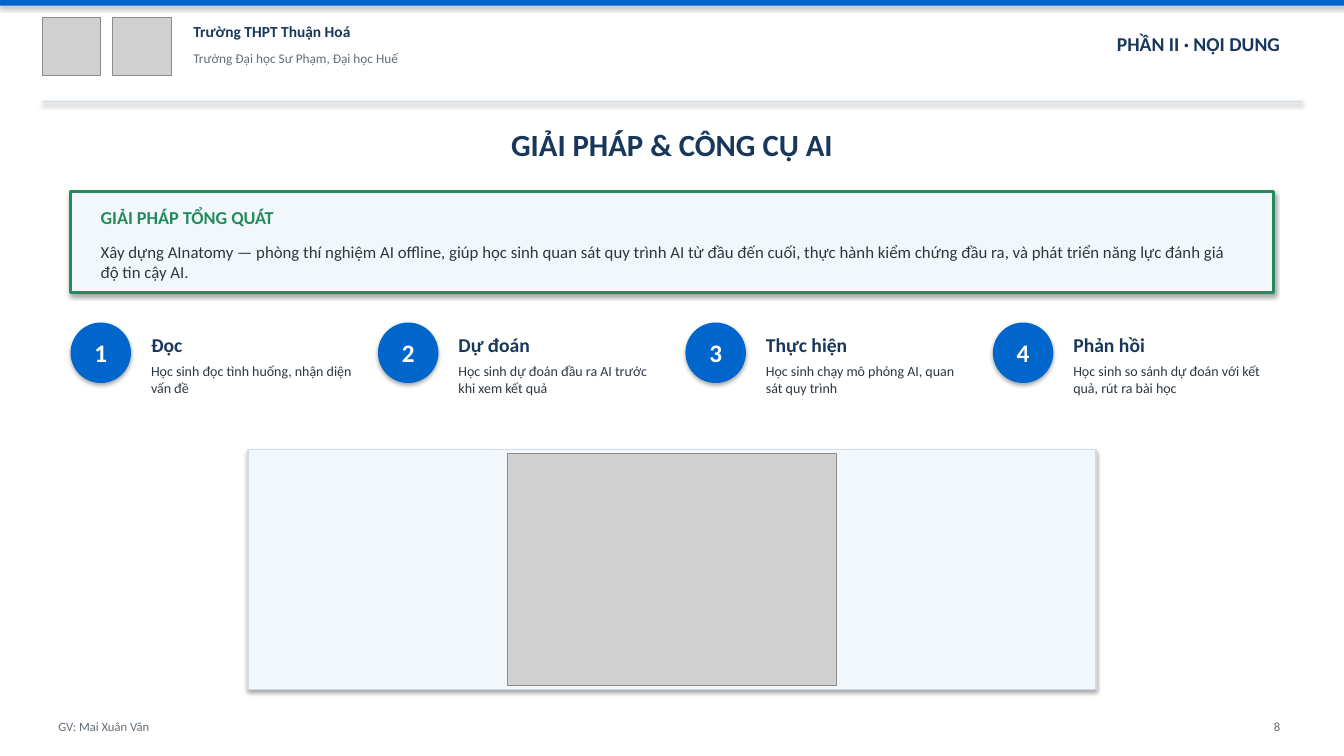
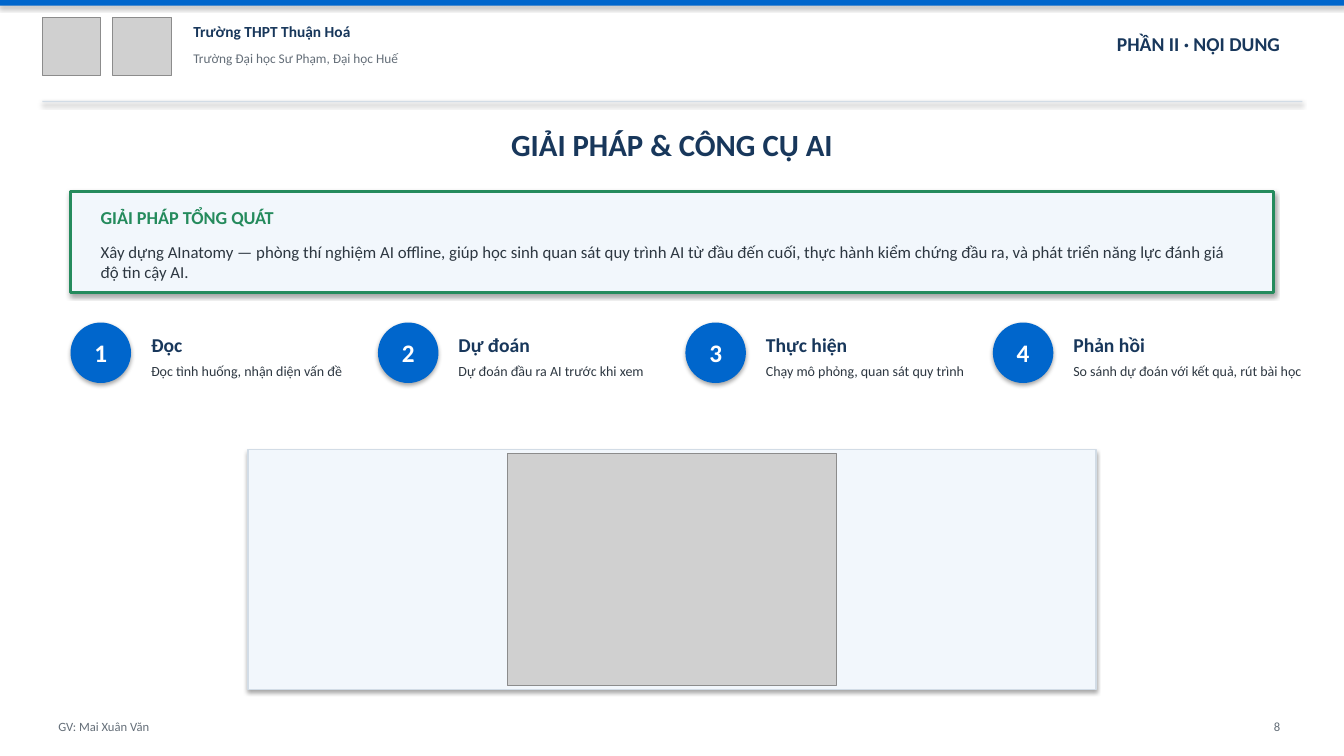
Before and after one commit to mxuanvan02/ainatomy, a slide deck: slide 8 of thuyet_minh_de_cuong.pptx. Drawn at 1344x756 pixels with LibreOffice and Linux fonts; fonts in the diff are those of the drawing; grey boxes stand for pictures. Boxes give left, top, right and bottom in pixels: in the first picture for what was removed or moved away, otherwise in the second. Text is boxed around its words. In the diff, an @@ line names an element or a change of style, - is before the commit and + after.

Commit message:
Fix peer review issues: bullet spacing & text overflow
- Slide 5: Reduce bullet spacing from 0.45in to 0.33in
- Slide 8: Shorten flow step descriptions to prevent overflow
- Slide 4: Text no longer overflows (fixed in v2)
- Slide 11: Font size increased (fixed in v2)

All critical issues resolved per peer review feedback.

```diff
--- a/thuyet_minh_de_cuong.pptx
+++ b/thuyet_minh_de_cuong.pptx
@@ text at [151, 365, 342, 379]: text changed @@
-Học sinh đọc tình huống, nhận diện vấn đề
+Đọc tình huống, nhận diện vấn đề
@@ text at [458, 365, 644, 379]: text changed @@
-Học sinh dự đoán đầu ra AI trước khi xem kết quả
+Dự đoán đầu ra AI trước khi xem
@@ text at [766, 366, 964, 379]: text changed @@
-Học sinh chạy mô phỏng AI, quan sát quy trình
+Chạy mô phỏng, quan sát quy trình
@@ text at [1073, 365, 1302, 379]: text changed @@
-Học sinh so sánh dự đoán với kết quả, rút ra bài học
+So sánh dự đoán với kết quả, rút bài học
```
Also in this commit, not shown: 3 other slides changed, 32 other files.
